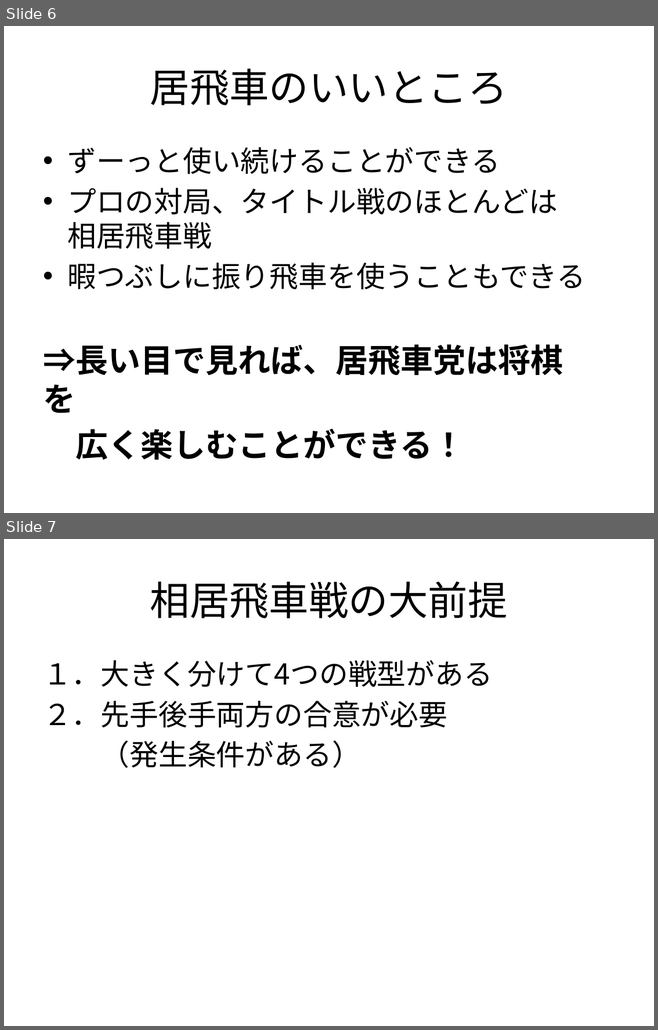
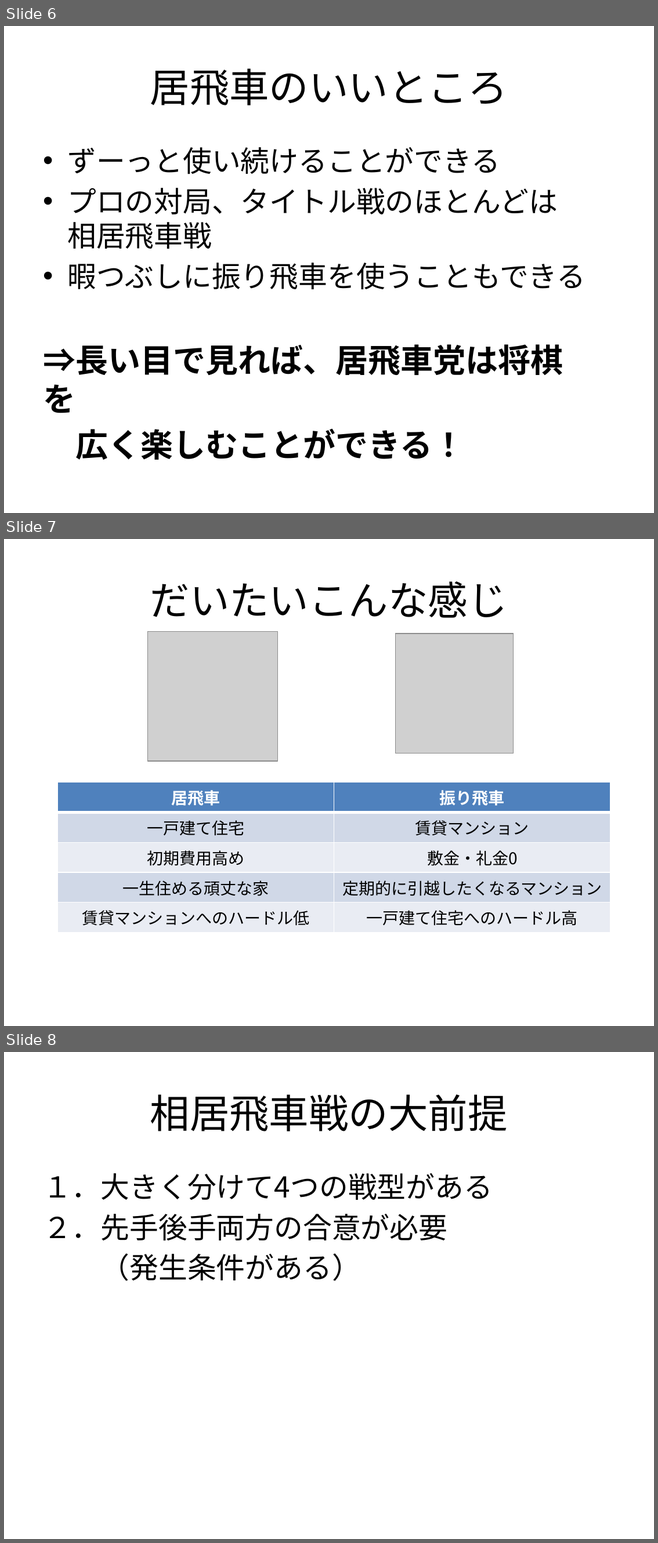
Before and after one commit to juju-ninon/IbishaCast, a slide deck: ビギナー向け相居飛車講座.pptx. Shown one above the other, each under a label of ours: slides 6 and 7 before the commit, slides 6, 7 and 8 after it. The pictures are 658x1030 and 658x1543 pixels, drawn with LibreOffice and Linux fonts; fonts in the diff are those of the drawing; grey boxes stand for pictures. Boxes give left, top, right and bottom in pixels: in the first picture for what was removed or moved away, otherwise in the second. Text is boxed around its words. In the diff, an @@ line names an element or a change of style, - is before the commit and + after.

```diff
--- a/ビギナー向け相居飛車講座.pptx
+++ b/ビギナー向け相居飛車講座.pptx
@@ slide 7 added at (4,539,654,1026), background #FFFFFF @@
@@ title added at (150,581,507,618), 44 pt, text #000000 @@
+だいたいこんな感じ
@@ picture added at (148,631,278,761) @@
@@ picture added at (395,633,513,752) @@
@@ table added at (58,783,610,928), 5 rows, 2 columns @@
+居飛車 | 振り飛車
+一戸建て住宅 | 賃貸マンション
+初期費用高め | 敷金・礼金0
+一生住める頑丈な家 | 定期的に引越したくなるマンション
+賃貸マンションへのハードル低 | 一戸建て住宅へのハードル高
@@ what was slide 7 is now slide 8 @@
```
Also in this commit, not shown: 1 slide changed, 1 other slide added.
